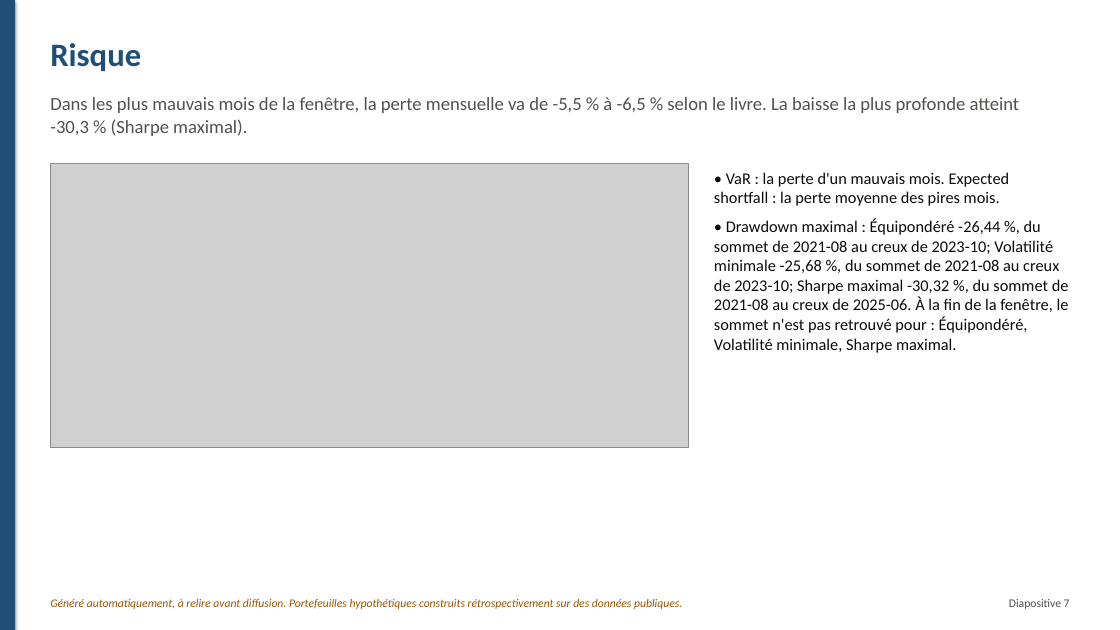
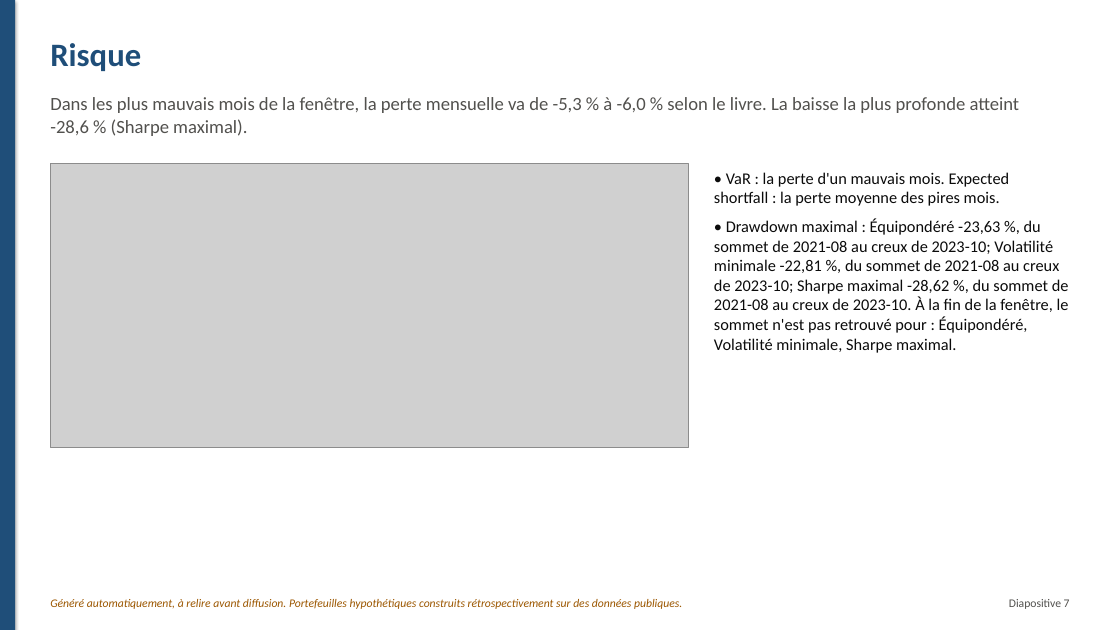
Before and after one commit to fatybarbosa/investment-analytics-platform, a slide deck: slide 7 of reports/management/presentation_management.pptx. Drawn at 1120x630 pixels with LibreOffice and Linux fonts; fonts in the diff are those of the drawing; grey boxes stand for pictures. Boxes give left, top, right and bottom in pixels: in the first picture for what was removed or moved away, otherwise in the second. Text is boxed around its words. In the diff, an @@ line names an element or a change of style, - is before the commit and + after.

```diff
--- a/reports/management/presentation_management.pptx
+++ b/reports/management/presentation_management.pptx
@@ text at <box>50,97,1020,136</box>: text changed @@
-Dans les plus mauvais mois de la fenêtre, la perte mensuelle va de -5,5 % à -6,5 % selon le livre. La baisse la plus profonde atteint -30,3 % (Sharpe maximal).
+Dans les plus mauvais mois de la fenêtre, la perte mensuelle va de -5,3 % à -6,0 % selon le livre. La baisse la plus profonde atteint -28,6 % (Sharpe maximal).
@@ text at <box>714,219,1069,353</box>: text changed @@
-• Drawdown maximal : Équipondéré -26,44 %, du sommet de 2021-08 au creux de 2023-10; Volatilité minimale -25,68 %, du sommet de 2021-08 au creux de 2023-10; Sharpe maximal -30,32 %, du sommet de 2021-08 au creux de 2025-06. À la fin de la fenêtre, le sommet n'est pas retrouvé pour : Équipondéré, Volatilité minimale, Sharpe maximal.
+• Drawdown maximal : Équipondéré -23,63 %, du sommet de 2021-08 au creux de 2023-10; Volatilité minimale -22,81 %, du sommet de 2021-08 au creux de 2023-10; Sharpe maximal -28,62 %, du sommet de 2021-08 au creux de 2023-10. À la fin de la fenêtre, le sommet n'est pas retrouvé pour : Équipondéré, Volatilité minimale, Sharpe maximal.
```
Also in this commit, not shown: 11 other slides changed, 58 other files.
